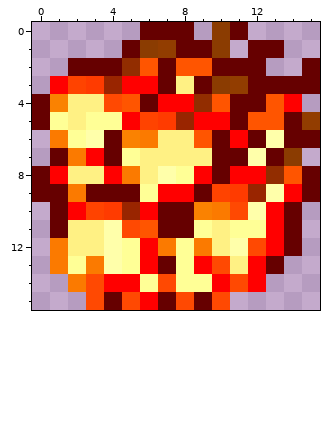
Pixel-art sprite -- public/images/ui/meteor_spell.png. Above, as it was before the edit.
The file is 32x32 pixels, drawn in blocks of 2x2; one block is one cell here. Pixels under 10% opacity are left out. Colours within 5 levels of each other are drawn and written as one.
The result:
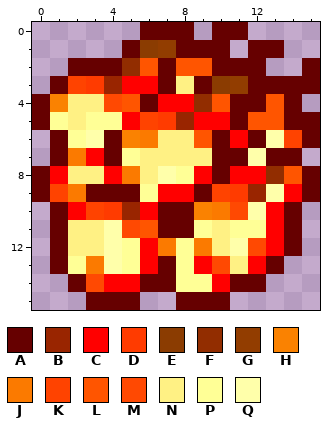
Palette (. is transparent): A #660000  B #992500  C #ff0000  D #ff3b00  E #8b3c00fe  F #922d00  G #923d00  H #fa8200fe  J #fb7a00  K #ff4300  L #ff5500  M #ff4902  N #fff184  P #ffff96  Q #ffffaa
Author's note on the commit: Sprites improvement; Meteor spell animation
Changes in this commit:
@@ x 0..15 @@
- 0 ......AAA.EA....
- 1 .....AEGAAE.AA..
+ 0 ......AAA.AA....
+ 1 .....AEGAAA.AA..
  2 ..AAAFLALLAAA..A
- 3 .CKDBCCANAEGAAAA
- 4 AHNNMLACCFLAALC.
- 5 APNPPCKDBCCALLAG
- 6 .JPQAHJNNLACAQAA
- 7 .AJCAPNNNNAAQAE.
+ 3 .AKDBCCANAEGAAAA
+ 4 AHNNMLACCFLAALA.
+ 5 APNPPCKDBCCALLAA
+ 6 .APQAHJNNLACAQKA
+ 7 .AJCAPNNNNAAQAA.
  8 ACNNCJNQPCACCFLA
- 9 AAJAAAPCCAKDBQCA
+ 9 AKJAAAPCCAKDBQCA
 10 .ACKDBCAAHJMQCA.
 11 .ANNQMLAAPNPPCA.
-12 .JNNQPCJPJNQMCA.
-13 .JPJQPCAPCMNCA..
-14 ..JMCCPMPPCMC...
-15 ...MAMCAMAM.....
+12 .ANNQPCJPJNQMCA.
+13 .APJQPCAPCMNCA..
+14 ..AMCCAAPPCAA...
+15 ...AAA..AAA.....
